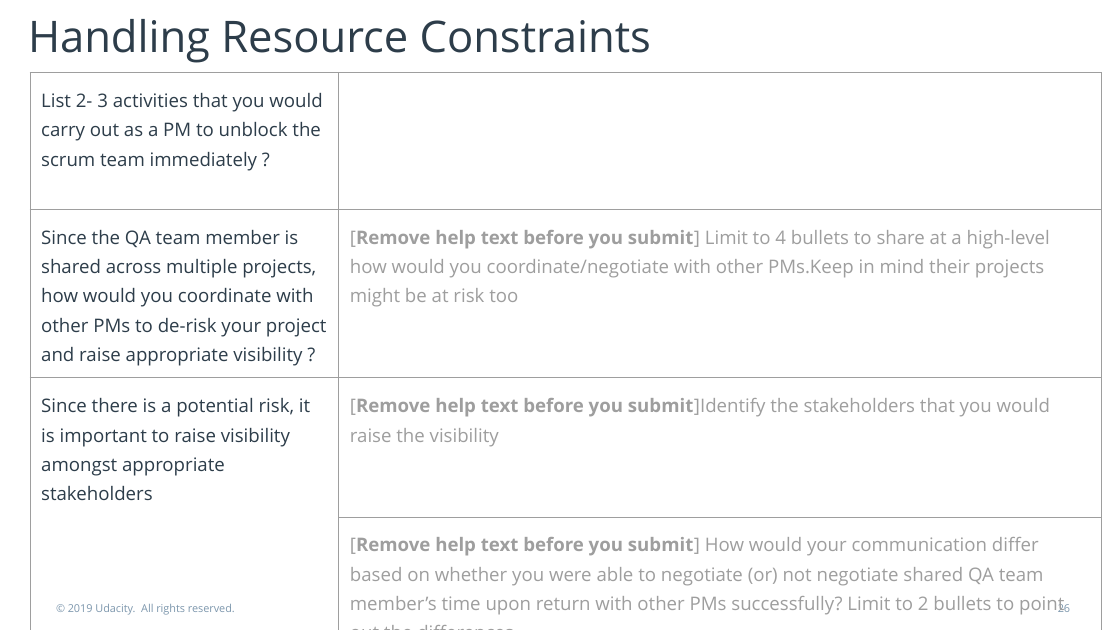
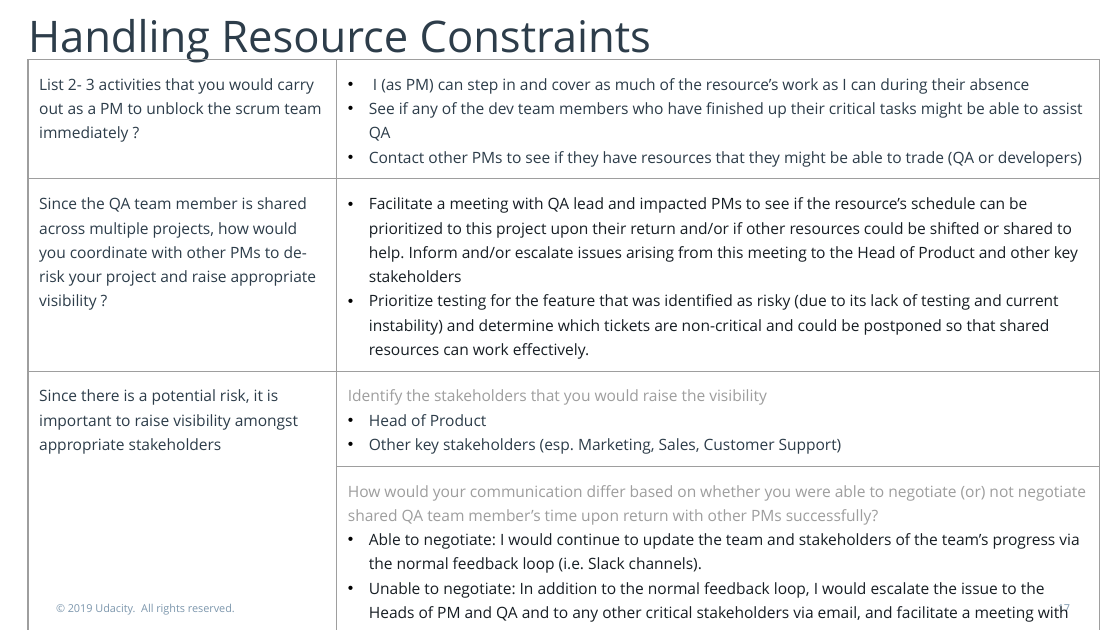
Before and after one commit to maleina/Health-App-Product-Management, a slide deck: slide 17 of 3 - Product Development/Project Presentation Course 3.pptx (slide 26 before the commit). Drawn at 1120x630 pixels with LibreOffice and Linux fonts; fonts in the diff are those of the drawing. Boxes give left, top, right and bottom in pixels: in the first picture for what was removed or moved away, otherwise in the second. Text is boxed around its words. In the diff, an @@ line names an element or a change of style, - is before the commit and + after.

Commit message:
docs: First draft of full product development deck

```diff
--- a/3 - Product Development/Project Presentation Course 3.pptx
+++ b/3 - Product Development/Project Presentation Course 3.pptx
@@ table at [28, 59, 1100, 626] @@
-row 1, column 2: 
+row 1, column 2: I (as PM) can step in and cover as much of the resource’s work as I can during their absence / See if any of the dev team members who have finished up their critical tasks might be able to assist QA / Contact other PMs to see if they have resources that they might be able to trade (QA or developers)
-row 2, column 2: [Remove help text before you submit] Limit to 4 bullets to share at a high-level how would you coordinate/negotiate with other PMs.Keep in mind their projects might be at risk too
+row 2, column 2: Facilitate a meeting with QA lead and impacted PMs to see if the resource’s schedule can be prioritized to this project upon their return and/or if other resources could be shifted or shared to help. Inform and/or escalate issues arising from this meeting to the Head of Product and other key stakeholders / Prioritize testing for the feature that was identified as risky (due to its lack of testing and current instability) and determine which tickets are non-critical and could be postponed so that shared resources can work effectively.
-row 3, column 2: [Remove help text before you submit]Identify the stakeholders that you would raise the visibility
+row 3, column 2: Identify the stakeholders that you would raise the visibility / Head of Product / Other key stakeholders (esp. Marketing, Sales, Customer Support)
-row 4, column 2: [Remove help text before you submit] How would your communication differ based on whether you were able to negotiate (or) not negotiate shared QA team member’s time upon return with other PMs successfully? Limit to 2 bullets to point out the differences.
+row 4, column 2: How would your communication differ based on whether you were able to negotiate (or) not negotiate shared QA team member’s time upon return with other PMs successfully? / Able to negotiate: I would continue to update the team and stakeholders of the team’s progress via the normal feedback loop (i.e. Slack channels). / Unable to negotiate: In addition to the normal feedback loop, I would escalate the issue to the Heads of PM and QA and to any other critical stakeholders via email, and facilitate a meeting with all of them and the impacted PMs if necessary.
@@ size 12 to 10 pt in "List 2- 3 activities that you would ...", "Since the QA team member is shared ...", "Since there is a potential risk, it ..." @@
@@ table: place and size @@
-table at [30, 73, 1102, 630]
+table at [28, 59, 1100, 626]
@@ page number at [1058, 604, 1070, 616]: text changed @@
-26
+17
```
Also in this commit, not shown: 10 other slides changed, 10 slides removed, 2 other files.
